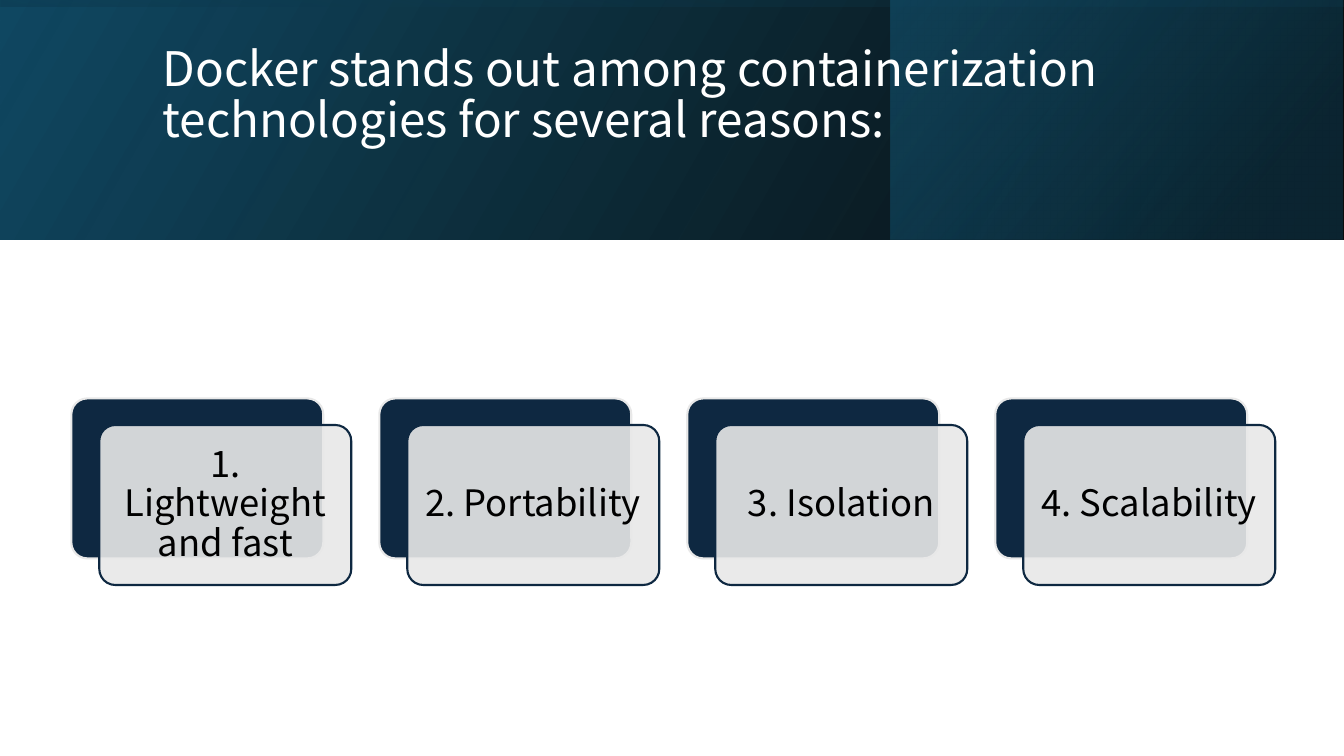
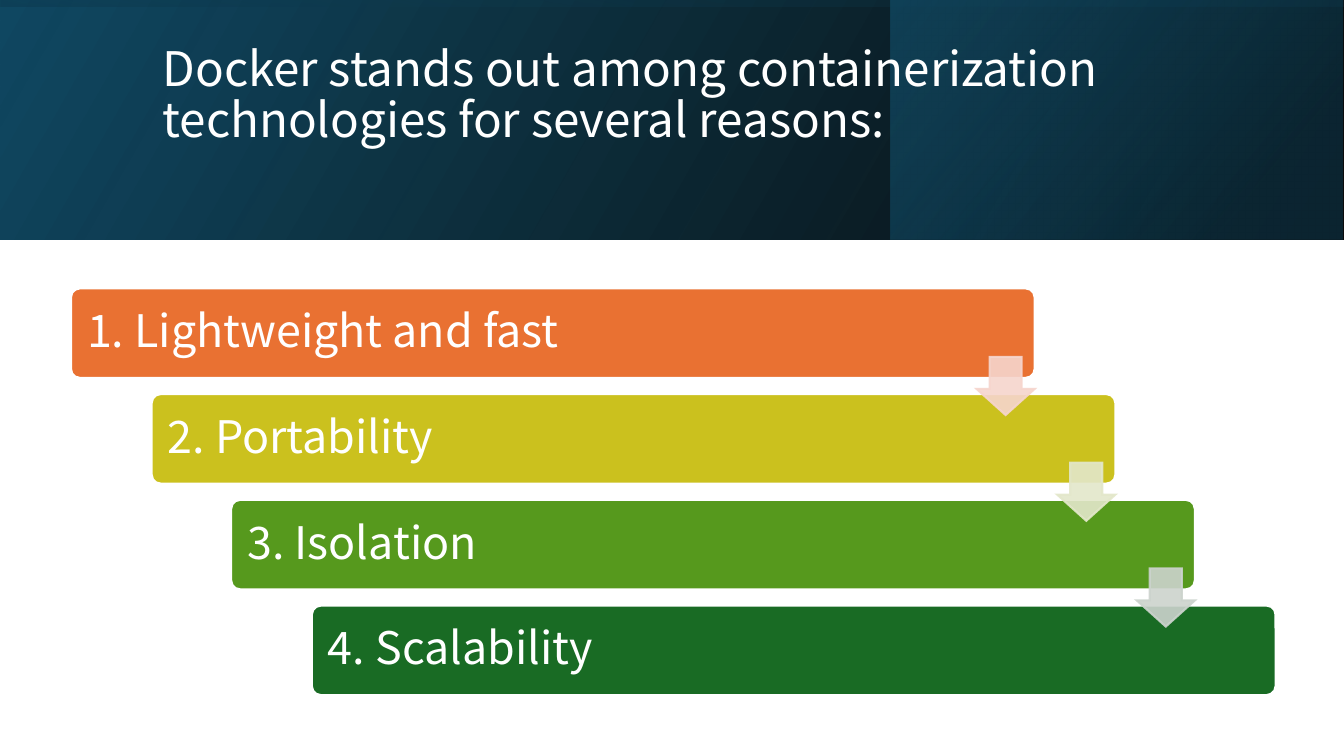
Before and after one commit to CompPsyUnion/2526-weekly-session, a slide deck: slide 15 of Contents/Docker/slide/Docker演示.pptx (slide 13 before the commit). Drawn at 1344x756 pixels with LibreOffice and Linux fonts; fonts in the diff are those of the drawing. Boxes give left, top, right and bottom in pixels: in the first picture for what was removed or moved away, otherwise in the second. Text is boxed around its words. In the diff, an @@ line names an element or a change of style, - is before the commit and + after.

```diff
--- a/Contents/Docker/slide/Docker演示.pptx
+++ b/Contents/Docker/slide/Docker演示.pptx
@@ text "1. Lightweight and fast": place and size @@
-text "1. Lightweight and fast" at (124,451,326,557)
+text "1. Lightweight and fast" at (87,310,559,358)
@@ text "2. Portability": place and size @@
-text "2. Portability" at (425,487,641,525)
+text "2. Portability" at (168,417,433,464)
@@ group removed at (72,398,1275,586): 8 rounded rectangles @@
@@ text "3. Isolation": place and size @@
-text "3. Isolation" at (748,487,934,517)
+text "3. Isolation" at (247,523,477,560)
@@ group added at (71,288,1275,696): 4 rounded rectangles, 3 down arrows @@
@@ size 26 to 32 pt, text colour #000000 to #FFFFFF; alignment centre to left; more space between paragraphs in 4 elements at (247,523,477,560), (168,417,433,464), (87,310,559,358), (328,628,593,675) @@
@@ text "4. Scalability": place and size @@
-text "4. Scalability" at (1042,487,1257,525)
+text "4. Scalability" at (328,628,593,675)
```
Also in this commit, not shown: 16 other slides changed, 10 slides added.
